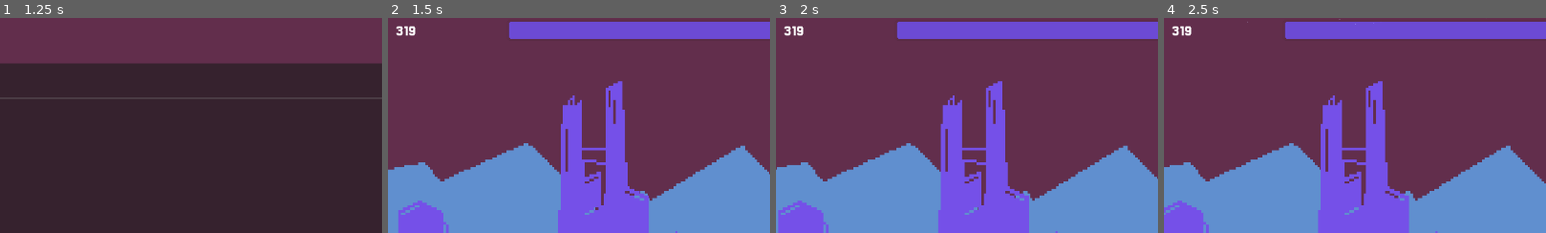
Above: before the commit, frames 1-4 (left to right).
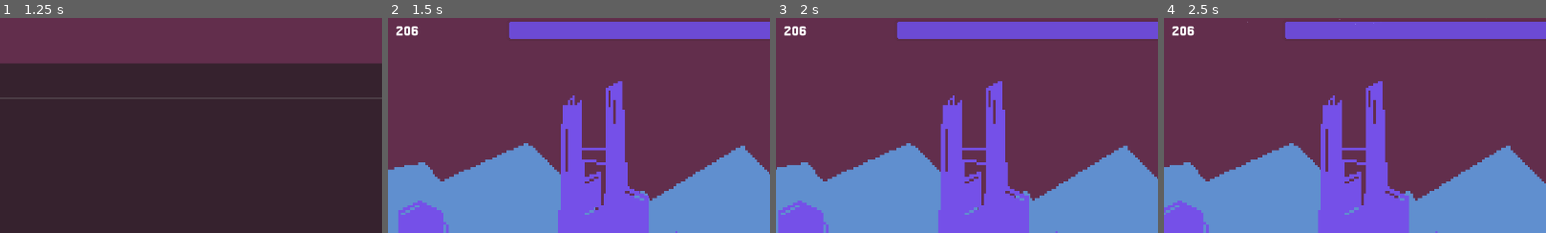
Above: after the commit, the same moments.

Repository: Mightysmallfry/BonesAndBullets
Game: Godot game, scene res://Menus/main_menu.tscn
Two runs of this game, one before a commit and one after it. Both use one fixed random seed, a clock stepped at 60 frames per second and the inputs below.
Inputs (mouse positions are % of the whole screen's width and height, from its top left):
- Up to frame 1 (1.25 s): click "Begin Your Expedition" at 0.5 s
- Up to frame 2 (1.5 s): click "Continue" at 1.25 s
- Up to frame 3 (2 s): no input
- Up to frame 4 (2.5 s): tap Enter at 2 s; move the mouse to (72, 45) at 2.02 s; click (72, 45) at 2.17 s
The pictures show only the part of the screen within x 34-84%, y 5-55%; the shares and areas given below are measured in that part.

Frame 1 is identical in both runs. In frame 2, 0.2% of the frame differs, in the area x 2-8%, y 3-9%; in frame 3, 0.2%; in frame 4, 0.2%.

Commit message:
Updated Bone count to be that of a human

Diff:
--- a/Globals.gd
+++ b/Globals.gd
@@ -2,7 +2,7 @@
 
 @export_category("Player Variables")
 @export var playerHealth: int = 100
-@export var startingBones: int = 319
+@export var startingBones: int = 206
 @export var bullets: int = 6
 @export var maxBullets: int = 12
 @export var maxHealth: int = 100
